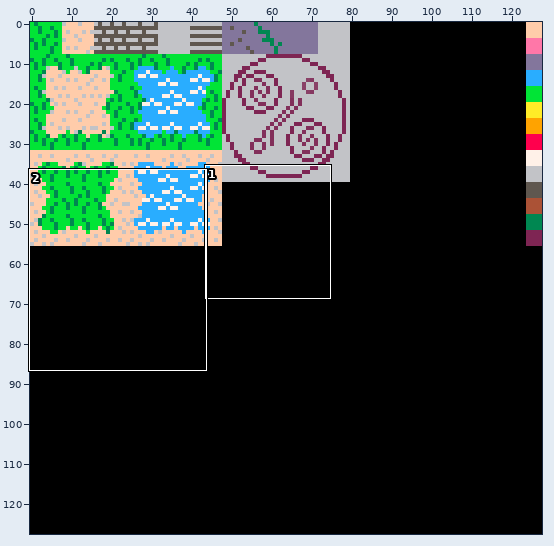
Sprite sheet, stored at Assets/tiles.png. The first picture is a wide view before the edit; the outline marks the close-up.
Close-up. As it was:
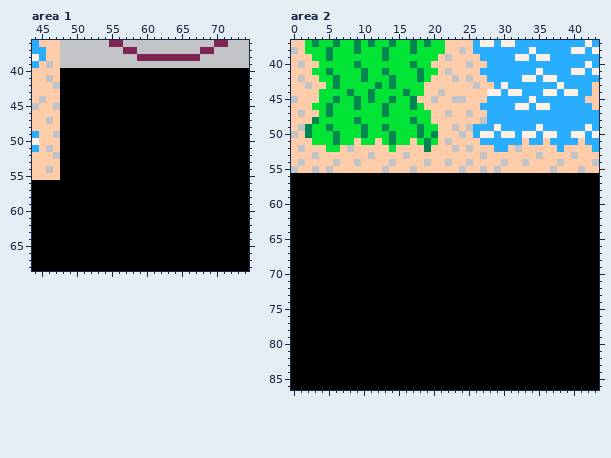
The file is 128x128 pixels. Colours within 5 levels of each other are drawn and written as one. Shown: area 1: x 44..74, y 36..68; area 2: x 0..43, y 37..86.
New version:
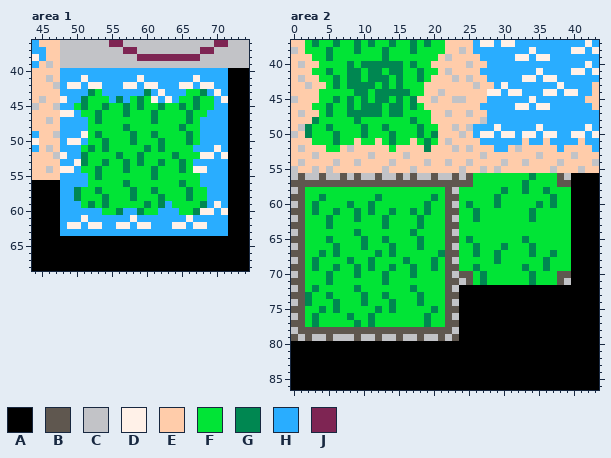
Palette (. is transparent): A #000000  B #5f574f  C #c2c3c7  D #fff1e8  E #ffccaa  F #01e436  G #008751  H #29adff  J #7e2553
From old to new:
Area 1:
y 40: x 48..71 AAAAAAAAAAAAAAAAAAAAAAAA -> HHHHHHHHHHHHHHHHHHHHHHHH
y 41: x 48..71 AAAAAAAAAAAAAAAAAAAAAAAA -> HHHDHHHHHHHDHHHHHHHDHHHH
y 42: x 48..71 AAAAAAAAAAAAAAAAAAAAAAAA -> HDDHDDHHHDDHDDHHHDDHDDHH
y 43: x 48..71 AAAAAAAAAAAAAAAAAAAAAAAA -> HHHHGFHHHHHHGHDHHHFFGHDH
y 44: x 48..71 AAAAAAAAAAAAAAAAAAAAAAAA -> DHHGFFFHGHFGFDHDHFFGFFHD
y 45: x 48..71 AAAAAAAAAAAAAAAAAAAAAAAA -> HHFGFFGFFGFGFFGFFGFGFFHH
y 46: x 48..71 AAAAAAAAAAAAAAAAAAAAAAAA -> DDHFFGFFFGFFFGFFFFGFFHHH
y 47: x 48..71 AAAAAAAAAAAAAAAAAAAAAAAA -> HHHHFGFFFFFFFGFFFFGFHHHH
y 48: x 48..71 AAAAAAAAAAAAAAAAAAAAAAAA -> HHHHFFFFFGFFFFFFFGFFHHHH
y 49: x 48..71 AAAAAAAAAAAAAAAAAAAAAAAA -> HHHDFGFFFFGFFGFFFFGFHHHH
y 50: x 48..71 AAAAAAAAAAAAAAAAAAAAAAAA -> HDDHFFGFFFGFFFGFFFGFHHHH
y 51: x 48..71 AAAAAAAAAAAAAAAAAAAAAAAA -> HHHFGFGFFFFFGFGFFFFHHHDH
y 52: x 48..71 AAAAAAAAAAAAAAAAAAAAAAAA -> DHHGFFFFGFFGFFFFGFFFDDHD
y 53: x 48..71 AAAAAAAAAAAAAAAAAAAAAAAA -> HHDGFFGFFGFGFFGFFGFHHHHH
y 54: x 48..71 AAAAAAAAAAAAAAAAAAAAAAAA -> DDHFFGFFFGFFFGFFFGFDDHHH
y 55: x 48..71 AAAAAAAAAAAAAAAAAAAAAAAA -> HHHHFGFFFFFFFGFFFFFFHHHH
y 56: x 48..71 AAAAAAAAAAAAAAAAAAAAAAAA -> HHHHFFFFFGFFFFFFFGFFHHHH
y 57: x 48..71 AAAAAAAAAAAAAAAAAAAAAAAA -> HHGFFGFFFFGFFGFFFFGFFHHH
y 58: x 48..71 AAAAAAAAAAAAAAAAAAAAAAAA -> HHGFFFGFFFGFFFGFFFGFFHHH
y 59: x 48..71 AAAAAAAAAAAAAAAAAAAAAAAA -> HHHFGFGFFFFFGFGHFFFFGHDH
y 60: x 48..71 AAAAAAAAAAAAAAAAAAAAAAAA -> HHHHHHFFGHHGFFHHHFFGDDHD
y 61: x 48..71 AAAAAAAAAAAAAAAAAAAAAAAA -> HHHDHHHHHHDHHHHHHHDHHHHH
y 62: x 48..71 AAAAAAAAAAAAAAAAAAAAAAAA -> HDDHDDHHDDHDDHHHDDHDDHHH
y 63: x 48..71 AAAAAAAAAAAAAAAAAAAAAAAA -> HHHHHHHHHHHHHHHHHHHHHHHH
Area 2:
y 40: x 8..15 FGFFFFFF -> GFGGGGGG
y 41: x 8..15 FFGFFGFF -> GGFGGFGG
y 42: x 8..15 FFGFFFGF -> GGFGGGFG
y 43: x 8..15 FFFFGFGF -> GGGGFGFG
y 44: x 8..15 GFFGFFFF -> FGGFGGGG
y 45: x 8..15 FGFGFFGF -> GFGFGGFG
y 46: x 8..15 FGFFFGFF -> GFGGGFGG
y 47: x 8..15 FFFFFGFF -> GGGGGFGG
y 56: x 0..39 AAAAAAAAAAAAAAAAAAAAAAAAAAAAAAAAAAAAAAAA -> CBCCBCCBCBCCBCCBCBCCBCCBCBFFFFFFFFGFFFBC
y 57: x 0..39 AAAAAAAAAAAAAAAAAAAAAAAAAAAAAAAAAAAAAAAA -> BBBBBBBBBBBBBBBBBBBBBBBBBBFFFFFFFGFFFFBB
y 58: x 0..39 AAAAAAAAAAAAAAAAAAAAAAAAAAAAAAAAAAAAAAAA -> CBFFFFFFFFFFFFFFFFFFFFBCFFFFFFGFFGFFGFFF
y 59: x 0..39 AAAAAAAAAAAAAAAAAAAAAAAAAAAAAAAAAAAAAAAA -> BBFFGFFFFFFFGFFFFFFFGFBBFFFFFGFFFFFFFGFF
y 60: x 0..39 AAAAAAAAAAAAAAAAAAAAAAAAAAAAAAAAAAAAAAAA -> CBFGFFFFGFFGFFFFFFFGFFBCFGFFFGFFFFFGFGFF
y 61: x 0..39 AAAAAAAAAAAAAAAAAAAAAAAAAAAAAAAAAAAAAAAA -> BBFGFFGFFGFGFFGFFGFGFFBBFFGFFFFFFFGFFFFF
y 62: x 0..39 AAAAAAAAAAAAAAAAAAAAAAAAAAAAAAAAAAAAAAAA -> CBFFFGFFFGFFFGFFFFGFFFBCFFGFFFFFFFGFFFFF
y 63: x 0..39 AAAAAAAAAAAAAAAAAAAAAAAAAAAAAAAAAAAAAAAA -> BBFFFGFFFFFFFGFFFFGFFFBBFFFFFFFFFFFFFFFF
y 64: x 0..39 AAAAAAAAAAAAAAAAAAAAAAAAAAAAAAAAAAAAAAAA -> CBFFFFFFFGFFFFFFFGFFFFBCFFFFFFFFFFFFFFFF
y 65: x 0..39 AAAAAAAAAAAAAAAAAAAAAAAAAAAAAAAAAAAAAAAA -> BBFFFGFFFFGFFGFFFFGFFFBBFGFFFFFFFGFFFFFF
y 66: x 0..39 AAAAAAAAAAAAAAAAAAAAAAAAAAAAAAAAAAAAAAAA -> CBFFFFGFFFGFFFGFFFGFFFBCFFGFFFGFFFGFFFFF
y 67: x 0..39 AAAAAAAAAAAAAAAAAAAAAAAAAAAAAAAAAAAAAAAA -> BBFFGFGFFFFFGFGFFFFFFGBBFFGFFGFFFFGFFGFF
y 68: x 0..39 AAAAAAAAAAAAAAAAAAAAAAAAAAAAAAAAAAAAAAAA -> CBFGFFFFGFFGFFFFGFFFGFBCFFFFFGFFFFFFGFFF
y 69: x 0..39 AAAAAAAAAAAAAAAAAAAAAAAAAAAAAAAAAAAAAAAA -> BBFGFFGFFGFGFFGFFGFFGFBBFFGFFFFFFGFFGFFF
y 70: x 0..39 AAAAAAAAAAAAAAAAAAAAAAAAAAAAAAAAAAAAAAAA -> CBFFFGFFFGFFFGFFFGFFFFBCBBFGFFFFFFGFFFBB
y 71: x 0..39 AAAAAAAAAAAAAAAAAAAAAAAAAAAAAAAAAAAAAAAA -> BBFFFGFFFFFFFGFFFFFFFFBBCBFGFFFFFFGFFFBC
y 72: x 0..23 AAAAAAAAAAAAAAAAAAAAAAAA -> CBFGFFFFFGFFFFFFFGFFFFBC
y 73: x 0..23 AAAAAAAAAAAAAAAAAAAAAAAA -> BBGFFGFFFFGFFGFFFFGFFFBB
y 74: x 0..23 AAAAAAAAAAAAAAAAAAAAAAAA -> CBGFFFGFFFGFFFGFFFGFFFBC
y 75: x 0..23 AAAAAAAAAAAAAAAAAAAAAAAA -> BBFFGFGFFFFFGFGFFFFFGFBB
y 76: x 0..23 AAAAAAAAAAAAAAAAAAAAAAAA -> CBFGFFFFGFFGFFFFFFFGFFBC
y 77: x 0..23 AAAAAAAAAAAAAAAAAAAAAAAA -> BBFGFFFFFGFGFFFFFFFGFFBB
y 78: x 0..23 AAAAAAAAAAAAAAAAAAAAAAAA -> CBBBBBBBBBBBBBBBBBBBBBBC
y 79: x 0..23 AAAAAAAAAAAAAAAAAAAAAAAA -> BCBCCBCCCBCCBCCBCCBCCBCB
Where, in picture pixels (left, top, right, bottom), the same in both close-ups:
changed: (60, 68, 228, 236)
changed: (347, 61, 403, 117)
changed: (291, 173, 571, 341)
